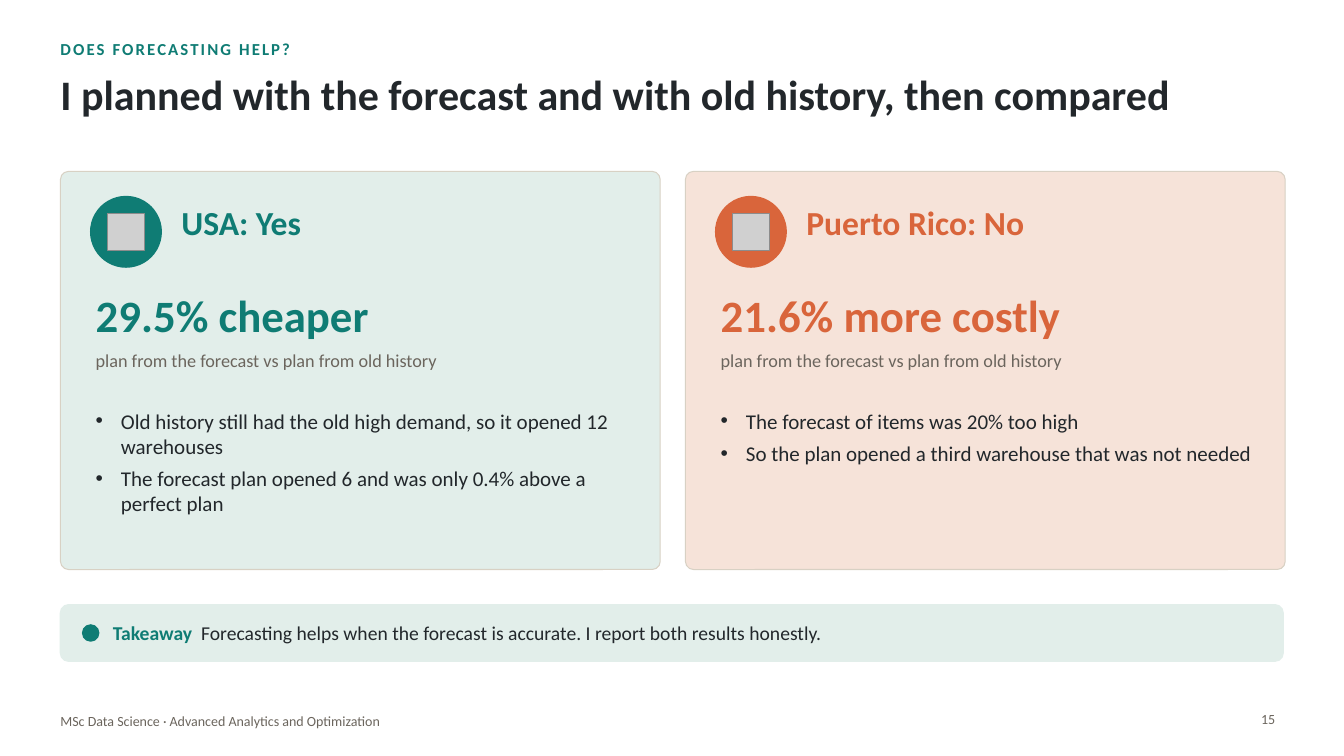
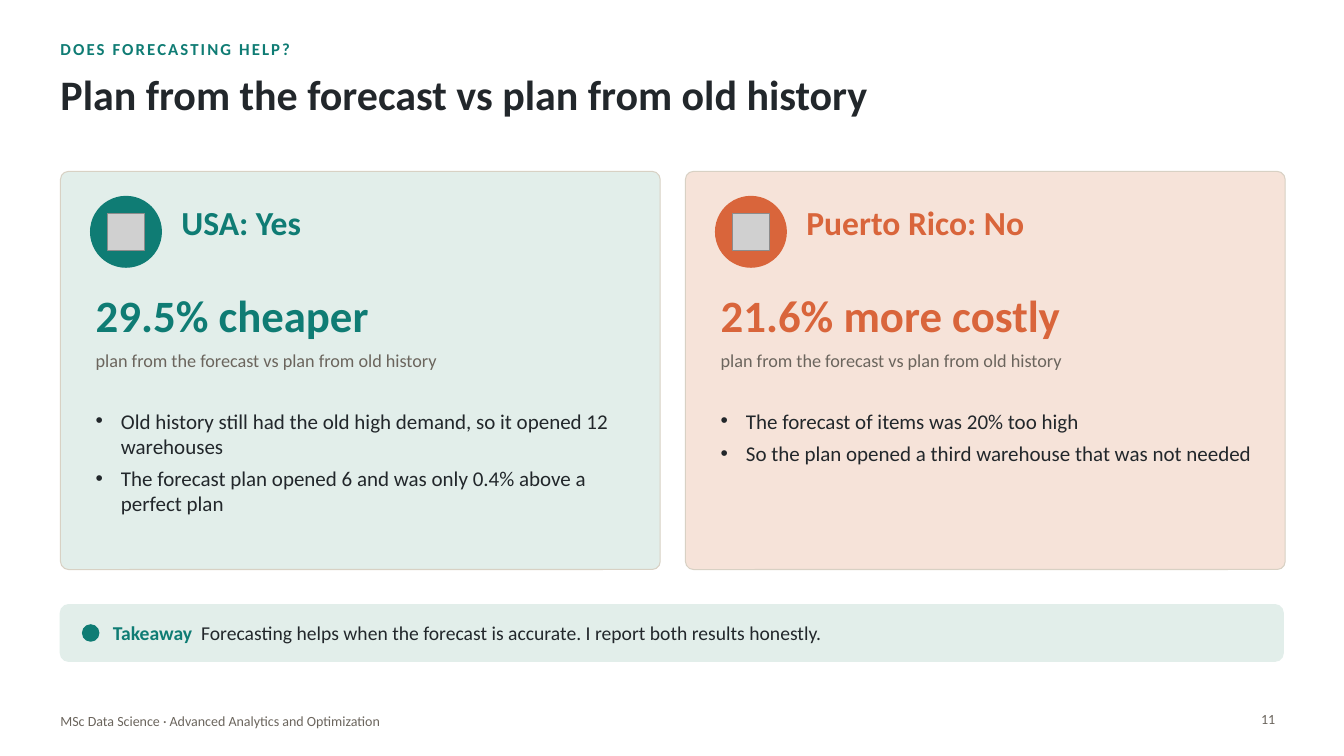
Before and after one commit to cmsoftx/Optimization, a slide deck: slide 11 of presentation/Ecommerce_Optimization_Easy_Presentation.pptx (slide 15 before the commit). Drawn at 1344x756 pixels with LibreOffice and Linux fonts; fonts in the diff are those of the drawing; grey boxes stand for pictures; background and template pictures are left out. Boxes give left, top, right and bottom in pixels: in the first picture for what was removed or moved away, otherwise in the second. Text is boxed around its words. In the diff, an @@ line names an element or a change of style, - is before the commit and + after.

```diff
--- a/presentation/Ecommerce_Optimization_Easy_Presentation.pptx
+++ b/presentation/Ecommerce_Optimization_Easy_Presentation.pptx
@@ title at bbox=[60, 80, 868, 117]: text changed @@
-I planned with the forecast and with old history, then compared
+Plan from the forecast vs plan from old history
@@ page number at bbox=[1261, 715, 1275, 724]: text changed @@
-15
+11
```
Also in this commit, not shown: 5 other slides changed, 1 slide added, 9 slides removed, 2 other files.
